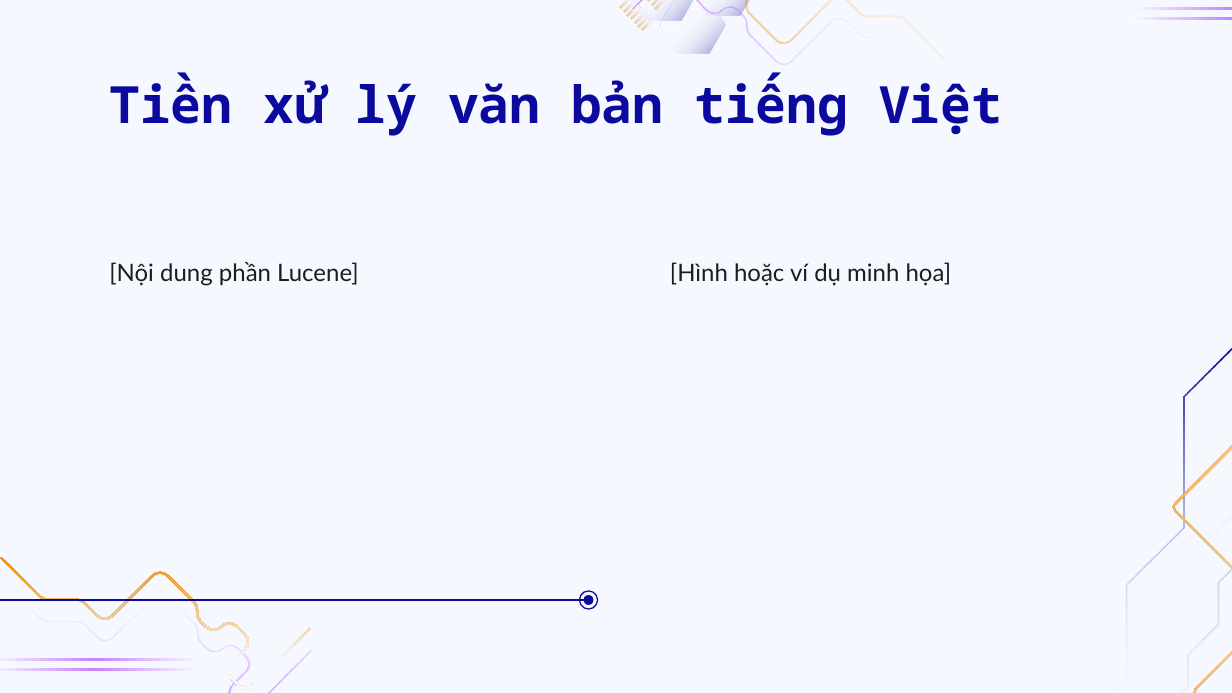
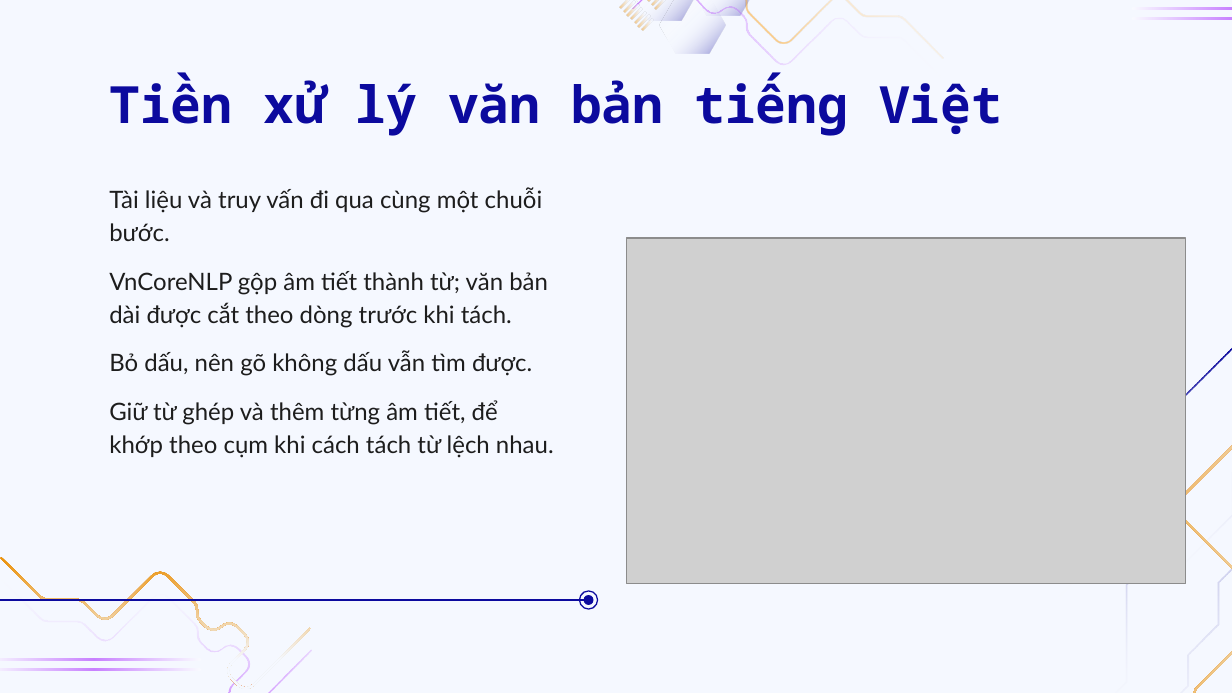
Before and after one commit to doanan293/WebCorpusPipeline, a slide deck: slide 17 of docs/presentation/BAT-thu-thap-boc-tach-tim-kiem.pptx (slide 16 before the commit). Drawn at 1232x693 pixels with LibreOffice and Linux fonts; fonts in the diff are those of the drawing; grey boxes stand for pictures; background and template pictures are left out. Boxes give left, top, right and bottom in pixels: in the first picture for what was removed or moved away, otherwise in the second. Text is boxed around its words. In the diff, an @@ line names an element or a change of style, - is before the commit and + after.

Commit message:
docs: the Lucene search part in the report and slides
Chapter 3 and section 4.3 of the report describe the search system, with
new drawio diagrams for its architecture, preprocessing, indexing,
searching and a result example. The slides gain the search architecture
and results, and the technology diagram gains a search row.

```diff
--- a/docs/presentation/BAT-thu-thap-boc-tach-tim-kiem.pptx
+++ b/docs/presentation/BAT-thu-thap-boc-tach-tim-kiem.pptx
@@ subtitle at box(109, 187, 554, 458): text changed @@
-[Nội dung phần Lucene]
+Tài liệu và truy vấn đi qua cùng một chuỗi bước.
+VnCoreNLP gộp âm tiết thành từ; văn bản dài được cắt theo dòng trước khi tách.
+Bỏ dấu, nên gõ không dấu vẫn tìm được.
+Giữ từ ghép và thêm từng âm tiết, để khớp theo cụm khi cách tách từ lệch nhau.
@@ picture added at box(627, 238, 1186, 584) @@
@@ subtitle removed at box(670, 262, 952, 286) @@
-[Hình hoặc ví dụ minh họa]
```
Also in this commit, not shown: 6 other slides changed, 2 slides added, 1 slide removed, 18 other files.
